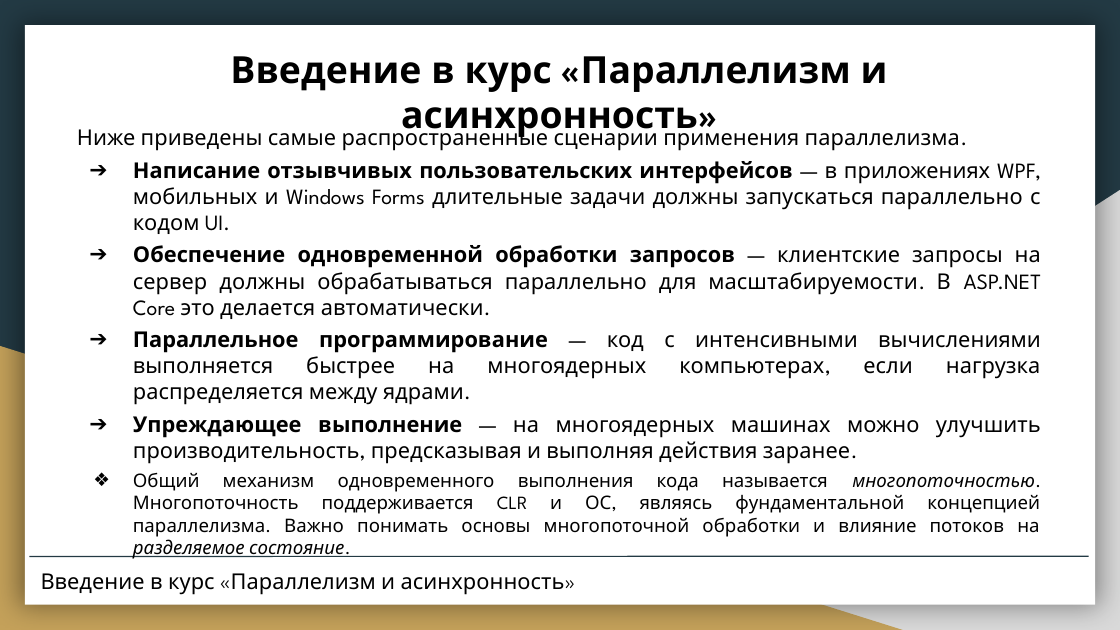
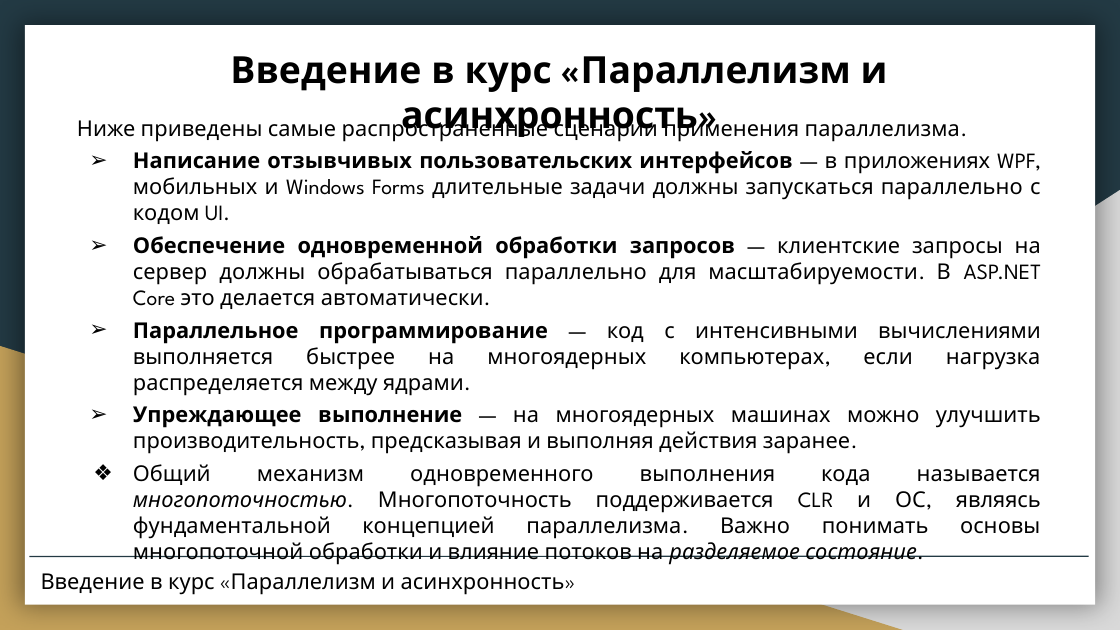
Before and after one commit to CSharpCooking/CSharpCooking.github.io, a slide deck: slide 2 of data/Concurrency-and-Asynchrony/Presentation-Threading.pptx. Drawn at 1120x630 pixels with LibreOffice and Linux fonts; fonts in the diff are those of the drawing. Boxes give left, top, right and bottom in pixels: in the first picture for what was removed or moved away, otherwise in the second. Text is boxed around its words. In the diff, an @@ line names an element or a change of style, - is before the commit and + after.

```diff
--- a/data/Concurrency-and-Asynchrony/Presentation-Threading.pptx
+++ b/data/Concurrency-and-Asynchrony/Presentation-Threading.pptx
@@ title "Ниже приведены самые распространенные сценарии ...": place and size @@
-title "Ниже приведены самые распространенные сценарии ..." at (77, 126, 1041, 533)
+title "Ниже приведены самые распространенные сценарии ..." at (77, 116, 1041, 565)
@@ title at (133, 151, 1041, 565): size 12 to 14 pt in "Общий механизм одновременного выполнения кода называется мно ..."; bullet ➔ to ➢ @@
```
Also in this commit, not shown: 10 other slides changed, 3 slides added, 1 other file.
